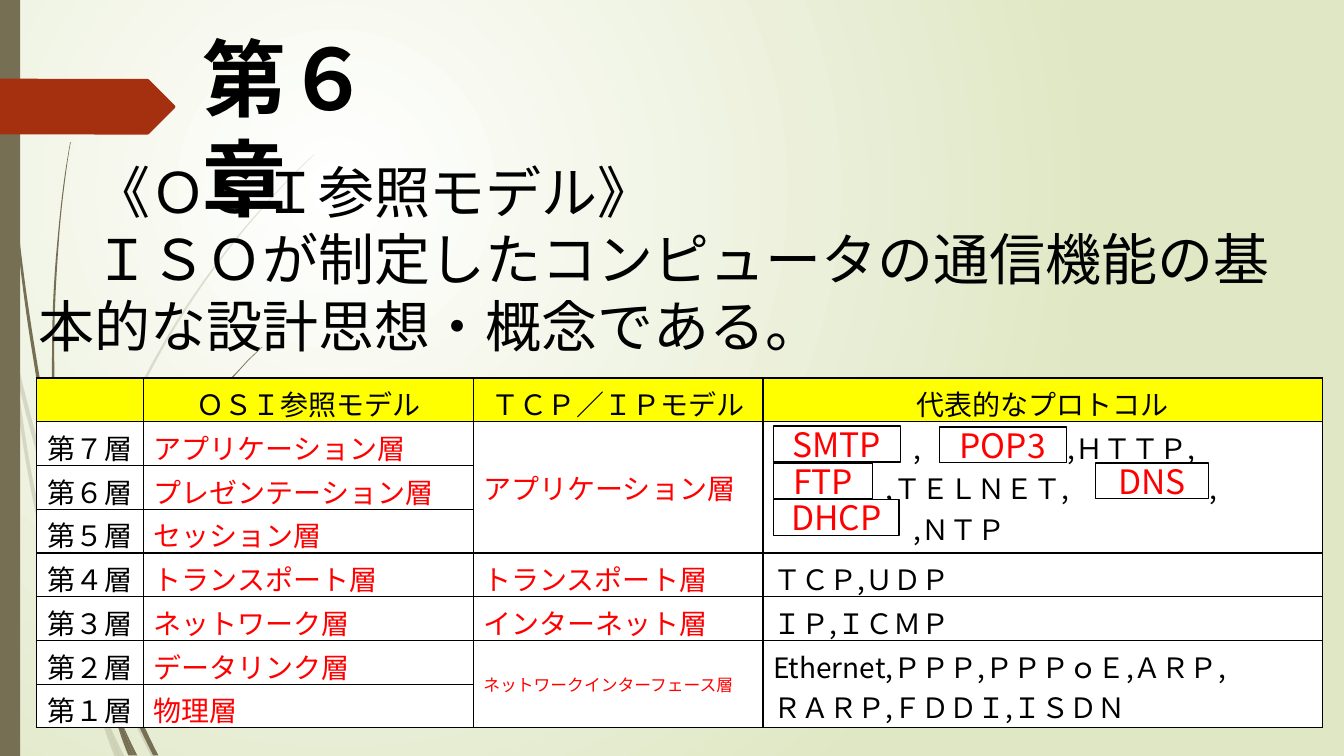
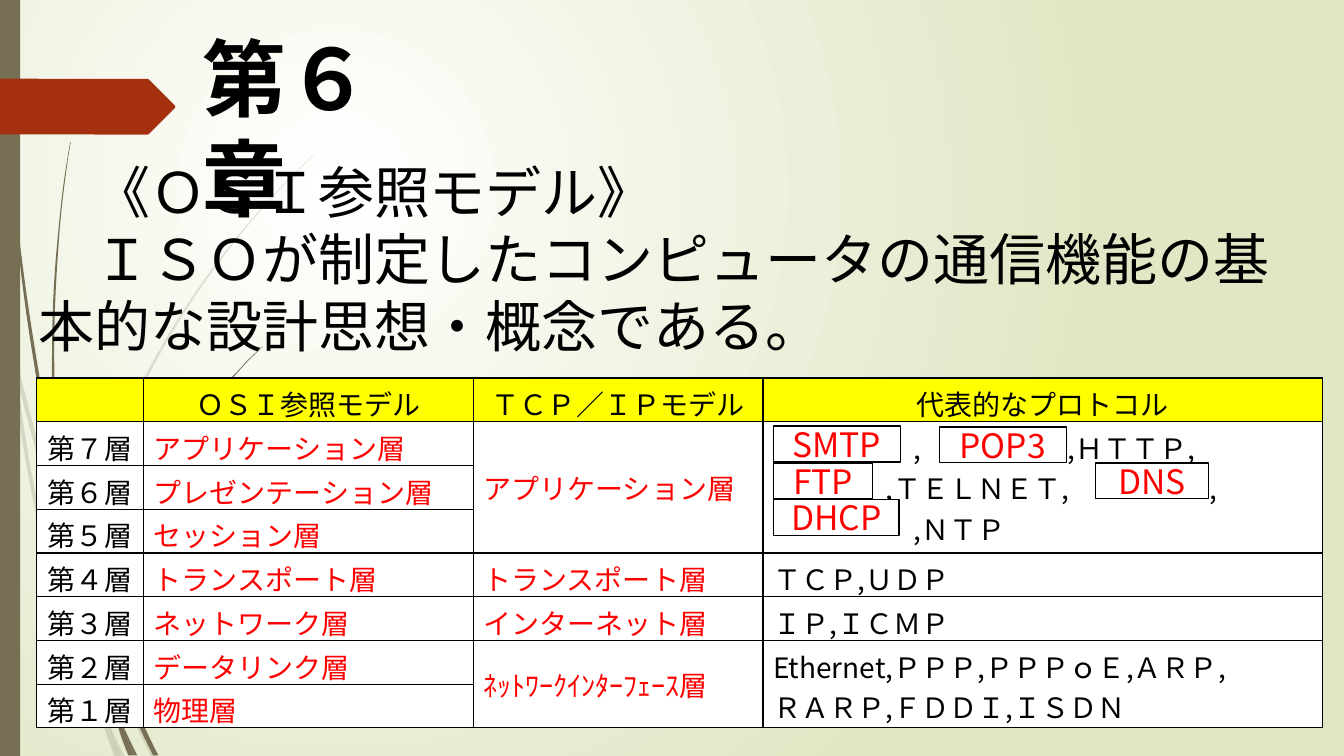
Before and after one commit to nkd10121/keep, a slide deck: slide 2 of 09_コンピュータ概論/02_学生用PPT_Chapter6-.pptx. Drawn at 1344x756 pixels with LibreOffice and Linux fonts; fonts in the diff are those of the drawing. Boxes give left, top, right and bottom in pixels: in the first picture for what was removed or moved away, otherwise in the second. Text is boxed around its words. In the diff, an @@ line names an element or a change of style, - is before the commit and + after.

```diff
--- a/09_コンピュータ概論/02_学生用PPT_Chapter6-.pptx
+++ b/09_コンピュータ概論/02_学生用PPT_Chapter6-.pptx
@@ table at (x1=36, y1=378, x2=1323, y2=733) @@
-row 7, column 3: ネットワークインターフェース層
+row 7, column 3: ﾈｯﾄﾜｰｸｲﾝﾀｰﾌｪｰｽ層
```
Also in this commit, not shown: 4 other slides changed, 1 other file.
